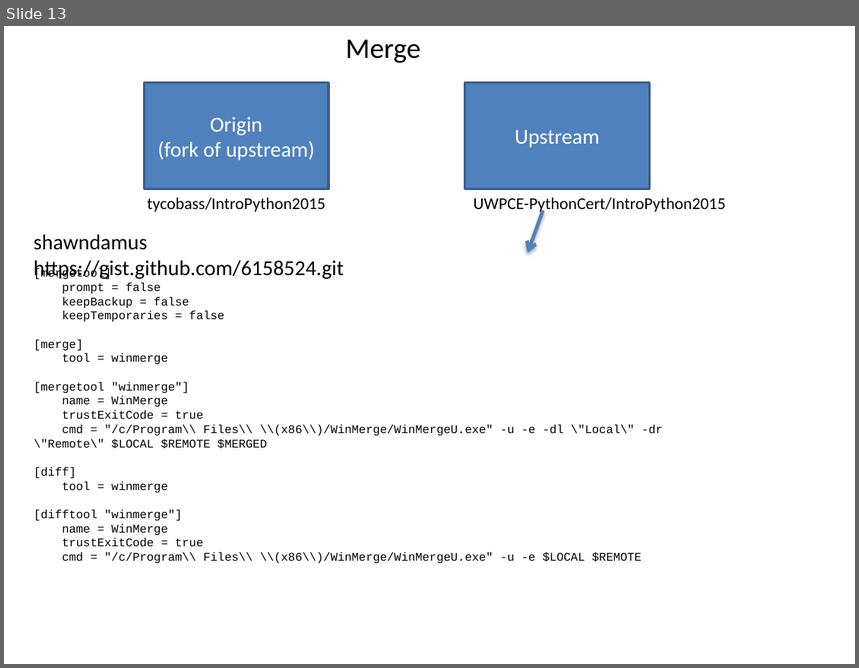
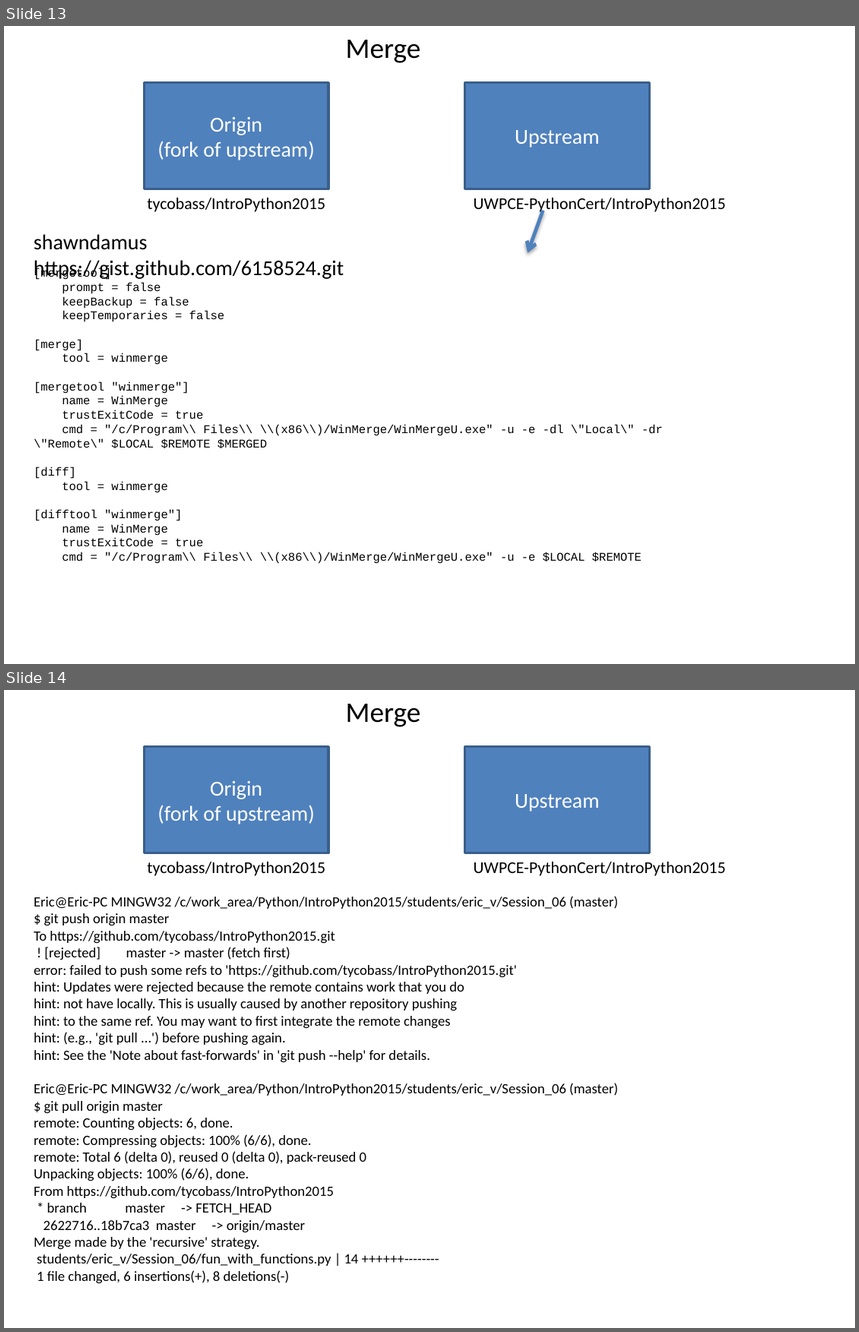
Before and after one commit to UWPCE-PythonCert/IntroToPython-2014, a slide deck: students/eric_v/debris/Using_git.pptx. Shown one above the other, each under a label of ours: slide 13 before the commit, slides 13 and 14 after it. The pictures are 859x668 and 859x1332 pixels, drawn with LibreOffice and Linux fonts; fonts in the diff are those of the drawing. Boxes give left, top, right and bottom in pixels: in the first picture for what was removed or moved away, otherwise in the second. Text is boxed around its words. In the diff, an @@ line names an element or a change of style, - is before the commit and + after.

```diff
--- a/students/eric_v/debris/Using_git.pptx
+++ b/students/eric_v/debris/Using_git.pptx
@@ slide 14 added at (4,690,855,1328), background #FFFFFF @@
@@ text added at (346,704,421,727), 24 pt, text #000000 @@
+Merge
@@ rectangle added at (145,747,329,853), fill #4F81BD, outline #3A5F8C 2 pt, 18 pt, text #FFFFFF @@
+Origin
+(fork of upstream)
@@ rectangle added at (465,747,650,853), fill #4F81BD, outline #3A5F8C 2 pt, 18 pt, text #FFFFFF @@
+Upstream
@@ text added at (147,862,325,876), 14 pt, text #000000 @@
+tycobass/IntroPython2015
@@ text added at (474,862,726,876), 14 pt, text #000000 @@
+UWPCE-PythonCert/IntroPython2015
@@ text added at (34,896,618,1284), 12 pt, text #000000 @@
+Eric@Eric-PC MINGW32 /c/work_area/Python/IntroPython2015/students/eric_v/Session_06 (master)
+$ git push origin master
+To https://github.com/tycobass/IntroPython2015.git
+! [rejected] master -> master (fetch first)
+error: failed to push some refs to 'https://github.com/tycobass/IntroPython2015.git'
+hint: Updates were rejected because the remote contains work that you do
+hint: not have locally. This is usually caused by another repository pushing
+hint: to the same ref. You may want to first integrate the remote changes
+hint: (e.g., 'git pull ...') before pushing again.
+hint: See the 'Note about fast-forwards' in 'git push --help' for details.
+Eric@Eric-PC MINGW32 /c/work_area/Python/IntroPython2015/students/eric_v/Session_06 (master)
+$ git pull origin master
+remote: Counting objects: 6, done.
+remote: Compressing objects: 100% (6/6), done.
+remote: Total 6 (delta 0), reused 0 (delta 0), pack-reused 0
+Unpacking objects: 100% (6/6), done.
+From https://github.com/tycobass/IntroPython2015
+* branch master -> FETCH_HEAD
+2622716..18b7ca3 master -> origin/master
+Merge made by the 'recursive' strategy.
+students/eric_v/Session_06/fun_with_functions.py | 14 ++++++--------
+1 file changed, 6 insertions(+), 8 deletions(-)
```
